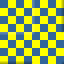
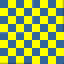
Layers edited between the first and the second 64 × 64 image:
pixels changed over (0, 0, 64, 64) (layer not identified)
